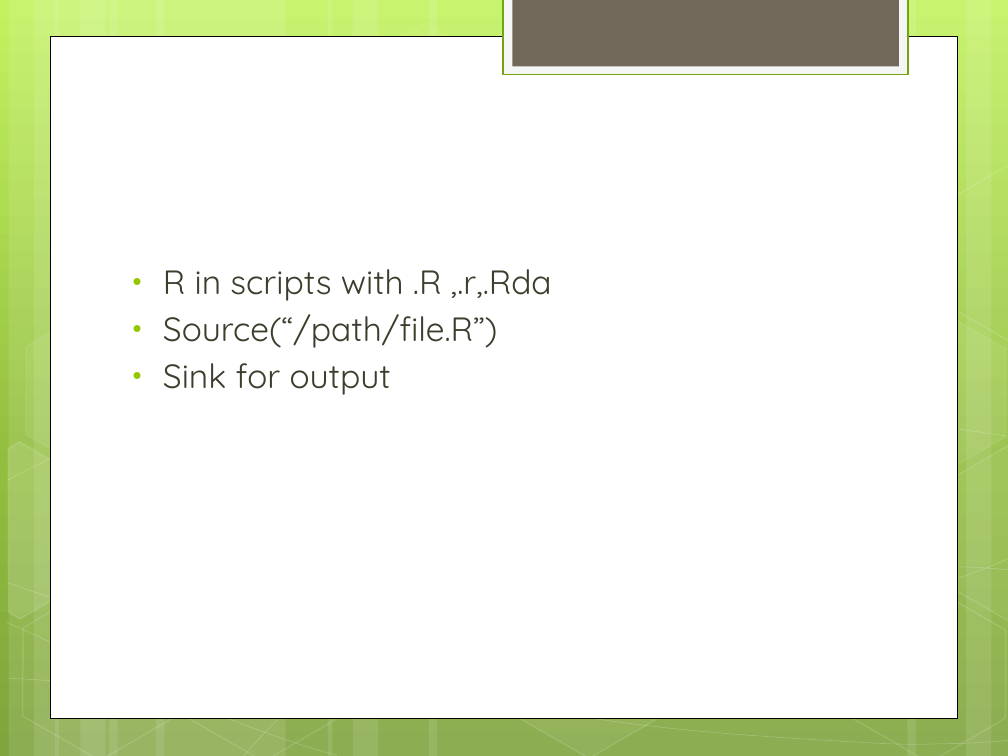
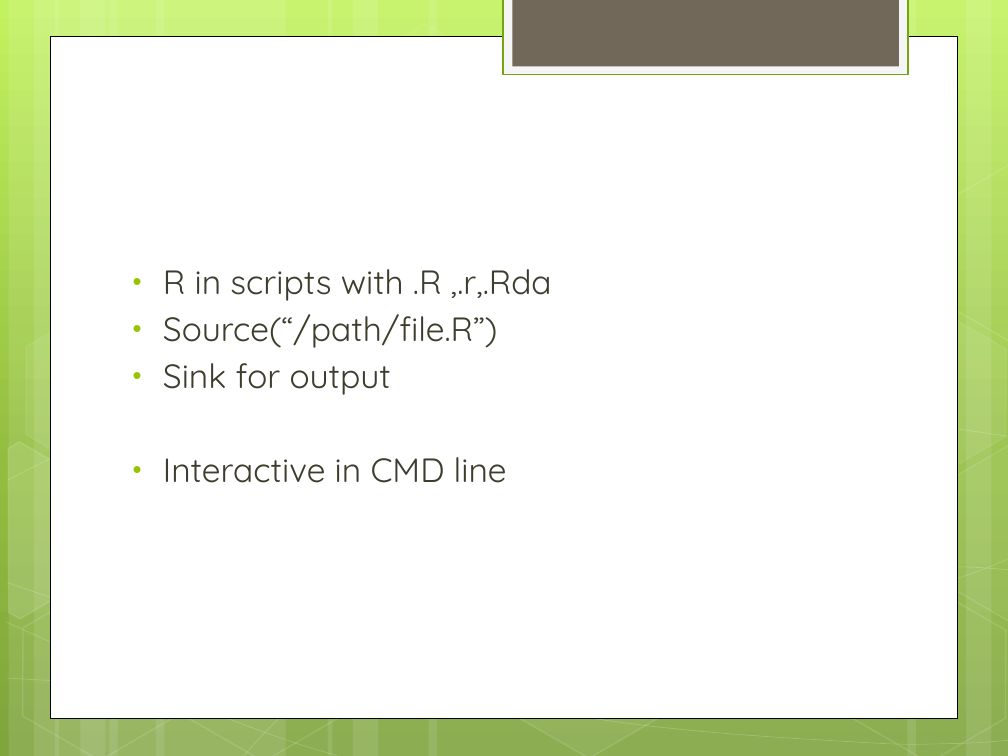
Before and after one commit to gpavankumar1974/Rnotes, a slide deck: slide 8 of RBasics/R Intro 2.pptx. Drawn at 1008x756 pixels with LibreOffice and Linux fonts; fonts in the diff are those of the drawing. Boxes give left, top, right and bottom in pixels: in the first picture for what was removed or moved away, otherwise in the second. Text is boxed around its words. In the diff, an @@ line names an element or a change of style, - is before the commit and + after.

Commit message:
ssawe

```diff
--- a/RBasics/R Intro 2.pptx
+++ b/RBasics/R Intro 2.pptx
@@ text at <box>163,457,507,483</box>: paragraph added @@
+• Interactive in CMD line
```
